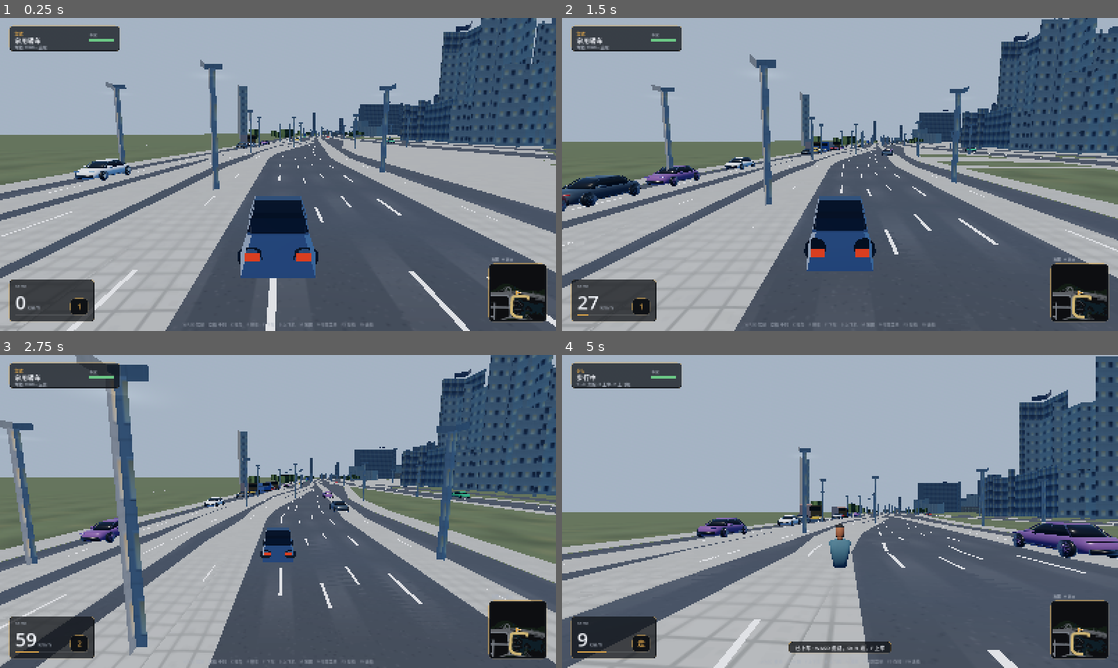
Above: before the commit, frames 1-4 (two rows, left to right).
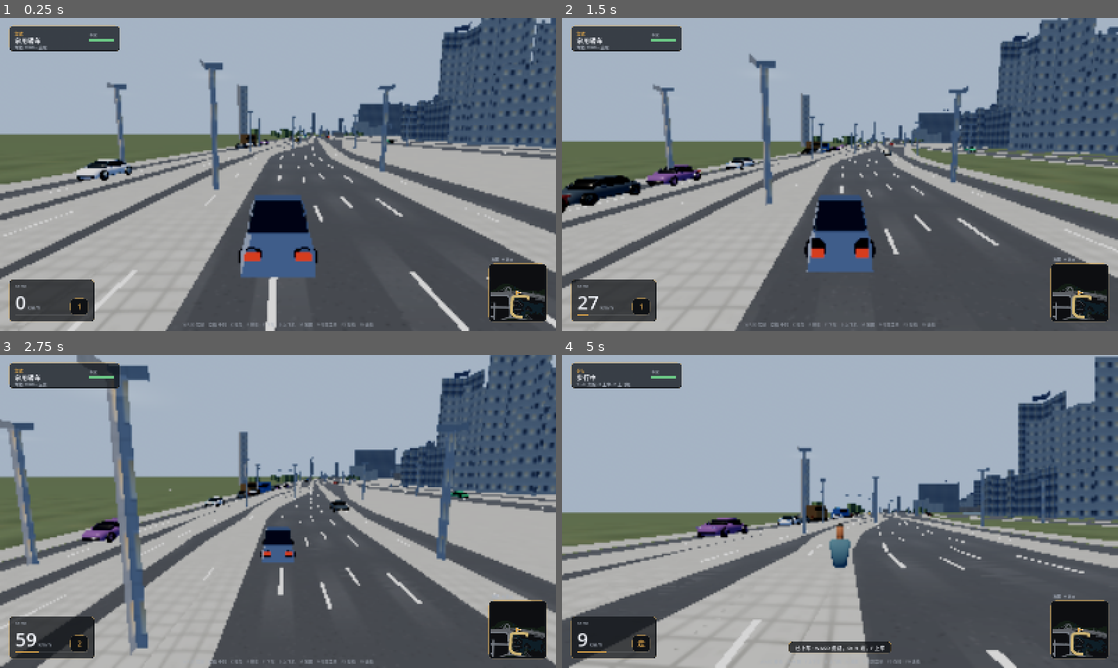
Above: after the commit, the same moments.

Repository: chenbenkong/shenzhen-roads-native
Game: Godot game, scene res://scenes/main.tscn
Two runs of this game, one before a commit and one after it. Both use one fixed random seed, a clock stepped at 60 frames per second and the inputs below.
Inputs (mouse positions are in pixels of both pictures, inside the frame that each line leads up to):
- Up to frame 1 (0.25 s): no input
- Up to frame 2 (1.5 s): tap Enter at 0.5 s; move the mouse to (867, 174) at 0.52 s; hold W from 0.53 s (still down); tap Shift at 0.6 s; click (867, 174) at 0.67 s; tap Space at 0.77 s; move the mouse to (812, 174) at 1.27 s; tap Ctrl at 1.35 s
- Up to frame 3 (2.75 s): keep holding W; tap Space at 1.52 s; move the mouse to (289, 505) at 2.02 s; tap C at 2.1 s
- Up to frame 4 (5 s): keep holding W; move the mouse to (834, 517) at 2.77 s; tap F at 2.85 s; click (834, 517) at 2.92 s; tap Space at 3.02, 3.77, 4.52 s; move the mouse to (878, 514) at 3.52 s; tap R at 3.6 s; move the mouse to (795, 508) at 4.27 s; tap H at 4.35 s

The runs differ from the first frame. In frame 1, 6.8% of the frame differs, in the area x 0-100%, y 0-100%; in frame 2, 7.4%; in frame 3, 9.3%; in frame 4, 6.2%.

Commit message:
核显性能优化：逐顶点光照 + 关掉天空环境光探针 + FSR 上采样（原生分辨率 24 → 51 FPS）
瓶颈经四档分辨率实测确认是像素填充率（核显无独立显存，各分辨率吞吐都卡在
~180~200 Mpix/s 的同一条线上），因此优化全部围绕「每像素少算一点、少画一点」：

- city.gdshader 改 render_mode vertex_lighting：城市几何是大平面 + 稀疏顶点，
  逐像素光照不产生额外细节，纯亏。2560×1600 +16%、3200×2000 +30%
- 关闭天空环境光探针（ambient/reflected 不再走 SKY）：实时模式每帧要重烘焙一次
  立方体，且每个像素都要采样一次立方体贴图，实测 -13 ms/帧（+21%）
- 用解析式「假天光反射」补回沥青与水面的反光：以视线夹角 graze 近似反射方向，
  4 次乘法替代 pow() 菲涅尔，省掉两次矩阵变换与两次归一化 ——
  观感与原来一致，成本落在噪声内（44.3 → 44.3 FPS）
- 渲染分辨率 < 100% 时改用 FSR 1.0 上采样：同档位帧率不变（43.4 → 43.3）、
  锐度接近原生
- 修复「全新启动（无存档）时不套用画质档位」的 bug：原来渲染缩放停在项目默认的
  原生分辨率，视距与车流上限也对不上；现在 _ready 里显式应用一次
- main.gd 测试工具：加全程平均帧率指标（核显笔记本长时间满载会降频，
  末尾瞬时值噪声达 ±10%，平均帧率可复现性 ±1.4%）、fsr=/probe 命令行开关
- README 与发布包读我.txt 更新性能表、破解玩法与导航按键说明

实测（3200×2000，全程平均）：优化前 23.8 → 现在 44.3（原生）；
默认「均衡」档（78% + FSR）51.0；1920×1200 窗口 103.1

Diff:
--- a/scripts/main.gd
+++ b/scripts/main.gd
@@ -54,6 +54,7 @@
 var _autodrive := false
 var _auto_time := 0.0
 var _auto_frame := 0
+var _auto_t0 := 0
 var _auto_throttle := 0.0
 var _auto_steer := 0.0
 
@@ -128,6 +129,8 @@
 	aircraft_view.visible = false
 
 	_build_ui()
+	# 全新启动（没有存档）时也要把画质档位真正落地：渲染缩放 / FSR / 视距 / 车流行人上限
+	_on_quality_changed(settings.quality, false)
 
 	# 城市地图烘焙：GPU 一次成图（SubViewport 渲染后取回），小地图与大地图共用
 	city_map = await CityMap.bake(get_tree(), data)
@@ -138,9 +141,39 @@
 	var args := OS.get_cmdline_user_args()
 	_autodrive = args.has("autodrive")
 	# 命令行覆盖渲染缩放：`-- scale=0.6`（用于性能实测与低配机预设）
+	# `-- fsr=0.6`：同上，但改用 FSR 1.0 上采样（锐度接近原生，代价略高）
+	# `-- nosky` / `-- nofog`：性能诊断开关，分别压掉程序化天空 + 天空环境光探针、距离雾
 	for a in args:
-		if str(a).begins_with("scale="):
-			get_viewport().scaling_3d_scale = clampf(float(str(a).substr(6)), 0.4, 1.0)
+		var s := str(a)
+		if s.begins_with("scale="):
+			get_viewport().scaling_3d_mode = Viewport.SCALING_3D_MODE_BILINEAR
+			get_viewport().scaling_3d_scale = clampf(float(s.substr(6)), 0.4, 1.0)
+		elif s.begins_with("fsr="):
+			get_viewport().scaling_3d_mode = Viewport.SCALING_3D_MODE_FSR
+			get_viewport().scaling_3d_scale = clampf(float(s.substr(4)), 0.4, 1.0)
+		elif s == "nosky":
+			var se := sky.env.environment
+			se.background_mode = Environment.BG_COLOR
+			se.background_color = Color(0.62, 0.71, 0.86)
+			se.ambient_light_source = Environment.AMBIENT_SOURCE_COLOR
+			se.ambient_light_color = Color(0.62, 0.71, 0.86)
+			se.ambient_light_energy = 0.74
+		elif s == "noprobe":
+			# 保留可见天空，但环境光改用固定颜色、关掉天空反射：
+			# 用于量化「每帧重烘焙天空间接光探针 + 逐像素探针采样」的开销
+			var pe := sky.env.environment
+			pe.ambient_light_source = Environment.AMBIENT_SOURCE_COLOR
+			pe.ambient_light_color = Color(0.62, 0.71, 0.86)
+			pe.ambient_light_energy = 0.74
+			pe.reflected_light_source = Environment.REFLECTION_SOURCE_DISABLED
+		elif s == "probe":
+			# 反向开关：把天空环境光探针重新打开，用于验证「关掉探针」的收益
+			var qe := sky.env.environment
+			qe.ambient_light_source = Environment.AMBIENT_SOURCE_SKY
+			qe.ambient_light_sky_contribution = 1.0
+			qe.reflected_light_source = Environment.REFLECTION_SOURCE_BG
+		elif s == "nofog":
+			sky.env.environment.fog_enabled = false
 	# nofx：关掉行人 / 车流，用于帧率基线对比
 	if args.has("nofx"):
 		peds.queue_free()
@@ -302,7 +335,7 @@
 		settings.sensitivity = float(s.get("sensitivity", 1.0))
 		audio.set_volume(settings.volume)
 		chase.sensitivity = settings.sensitivity
-		_on_quality_changed(settings.quality)
+		_on_quality_changed(settings.quality, false)
 	sky.set_time(float(st.get("time_of_day", 0.42)))
 	if police != null:
 		police.heat = float(st.get("wanted", 0)) * 10.0
@@ -497,13 +530,21 @@
 
 
 ## 画质档位：视距 + 3D 渲染分辨率缩放 + 交通 / 行人密度
-func _on_quality_changed(index: int) -> void:
+func _on_quality_changed(index: int, notify_change := true) -> void:
 	_lod_distance = settings.lod_distance()
-	get_viewport().scaling_3d_scale = settings.render_scale()
+	var vp := get_viewport()
+	# 渲染分辨率低于 100% 时用 FSR 1.0 上采样：同档位下开销与双线性一致，
+	# 但纹理、路面标线、窗框边缘锐利得多（实测 3200×2000 / 60% 档：43.3 vs 43.4 FPS）
+	var scale := settings.render_scale()
+	vp.scaling_3d_mode = (Viewport.SCALING_3D_MODE_FSR if scale < 0.999
+		else Viewport.SCALING_3D_MODE_BILINEAR)
+	vp.scaling_3d_scale = scale
 	if traffic != null:
 		traffic.max_active = settings.traffic_cap()
 	if peds != null:
 		peds.max_active = settings.ped_cap()
+	if not notify_change:
+		return
 	_notify("画质 %s · 视距 %.0f m · 渲染分辨率 %d%%" % [
 		SettingsPanel.QUALITY_NAMES[index],
 		settings.lod_distance(),
@@ -721,9 +762,13 @@
 			_notify("存档状态：" + ("已写入" if SaveSystem.has_save() else "缺失"))
 			show_map = false
 		1470:
-			print("[自动驾驶] 结束：飞机 %.0f km/h 高度 %.0f m 状态(%s) FPS %.1f 绘制 %d 三角 %d" % [
+			# 全程平均帧率：核显笔记本长时间满载会降频，末尾 0.5 秒的瞬时值噪声很大，
+			# 平均帧率用于跨版本对比更可靠（两处一起看：差值一致才算真收益）
+			var elapsed := float(Time.get_ticks_usec() - _auto_t0) / 1000000.0
+			print("[自动驾驶] 结束：飞机 %.0f km/h 高度 %.0f m 状态(%s) FPS %.1f 平均 %.1f 绘制 %d 三角 %d" % [
 				aircraft.speed_kmh(), aircraft.y - aircraft.ground_y(data),
 				("水面" if aircraft.on_water else ("地面" if aircraft.on_ground else "飞行")), _fps,
+				float(_auto_frame - 1) / maxf(elapsed, 0.001),
 				Performance.get_monitor(Performance.RENDER_TOTAL_DRAW_CALLS_IN_FRAME),
 				Performance.get_monitor(Performance.RENDER_TOTAL_PRIMITIVES_IN_FRAME)
 			])
@@ -734,6 +779,8 @@
 	var dt := minf(delta, 0.05)
 	input.poll()
 	if _autodrive:
+		if _auto_t0 == 0:
+			_auto_t0 = Time.get_ticks_usec()
 		_auto_step(dt)
 
 	# ── 操控 ──
@@ -843,8 +890,12 @@
 		police.update(dt, ax, az, vehicle, cheats.forced_wanted)
 		audio.siren(police.siren_on and police.chase_count() > 0)
 		cheats.police_escapes = police.escape_count()
-	mats.set_night(sky.night_factor())
-	view.set_lights(sky.night_factor())
+	var night_f := sky.night_factor()
+	mats.set_night(night_f)
+	# 城市材质的「假天光反射」跟着当前天空色走，夜里压到四成（避免夜色路面泛白）
+	mats.set_sky_reflection(sky.sky_material.sky_top_color, sky.sky_material.sky_horizon_color,
+		lerpf(1.0, 0.40, night_f))
+	view.set_lights(night_f)
 	_apply_cheats(dt)
 
 
--- a/scripts/ui/settings_panel.gd
+++ b/scripts/ui/settings_panel.gd
@@ -265,9 +265,11 @@
 		var b: Button = _quality_buttons[i]
 		b.button_pressed = i == quality
 		b.add_theme_color_override("font_color", GOLD if i == quality else TEXT)
-	_desc_label.text = "%s：视距 %.0f m · 渲染分辨率 %d%% · 车流 %d 辆 · 行人 %d 人" % [
+	_desc_label.text = "%s：视距 %.0f m · 渲染分辨率 %d%%%s · 车流 %d 辆 · 行人 %d 人" % [
 		QUALITY_NAMES[quality], QUALITY_LOD[quality],
-		int(QUALITY_SCALE[quality] * 100.0), QUALITY_TRAFFIC[quality], QUALITY_PEDS[quality]
+		int(QUALITY_SCALE[quality] * 100.0),
+		"（FSR 上采样）" if QUALITY_SCALE[quality] < 0.999 else "",
+		QUALITY_TRAFFIC[quality], QUALITY_PEDS[quality]
 	]
 
 
--- a/scripts/world/sky.gd
+++ b/scripts/world/sky.gd
@@ -41,8 +41,13 @@
 
 	e.background_mode = Environment.BG_SKY
 	e.sky = sky
-	e.ambient_light_source = Environment.AMBIENT_SOURCE_SKY
-	e.ambient_light_sky_contribution = 1.0
+	# 环境光走「纯色 + 随昼夜调色」，并关掉天空反射探针：
+	# 天空间接光探针在核显上实测吃掉约 13 ms/帧（3200×2000 全屏：31 → 52 FPS）——
+	# 它要每帧重烘焙一次立方体（实时模式），再让每个像素采样一次立方体贴图。
+	# 天空本身的反射改由 city.gdshader 的解析式「假天光」补偿，观感基本一致。
+	e.ambient_light_source = Environment.AMBIENT_SOURCE_COLOR
+	e.ambient_light_sky_contribution = 0.0
+	e.reflected_light_source = Environment.REFLECTION_SOURCE_DISABLED
 	e.tonemap_mode = Environment.TONE_MAPPER_FILMIC
 	e.tonemap_exposure = 1.1
 	e.tonemap_white = 6.0
@@ -107,8 +112,10 @@
 
 	var e := env.environment
 	# 白天适当压低环境光（让太阳方向性更明显、明暗对比更强）；
-	# 夜间不要压太狠 —— 城市有大量环境光污染，纯黑反而假
+	# 夜间不要压太狠 —— 城市有大量环境光污染，纯黑反而假。
+	# 颜色由天空色混合而来：原来由天空探针提供的「上蓝下暖」渐变，这里用一次 lerp 近似
 	e.ambient_light_energy = lerpf(0.74, 0.72, _night)
+	e.ambient_light_color = sky.ground_horizon_color.lerp(sky.sky_top_color, 0.45)
 	e.fog_light_color = sky.sky_horizon_color.lerp(Color(0.52, 0.57, 0.65), 0.32)
 	e.fog_light_energy = lerpf(0.9, 0.55, _night)
 	e.tonemap_exposure = lerpf(1.12, 1.06, _night)
--- a/scripts/world/world_materials.gd
+++ b/scripts/world/world_materials.gd
@@ -42,5 +42,13 @@
 	glow.set_shader_parameter("strength", 0.25 + _night * 1.5)
 
 
+## 城市材质里的「假天光反射」：顶色 / 地平线色 / 强度（由 SkyRig 的当前天空色每帧喂入）
+## 替代被关闭的天空反射探针 —— 见 sky.gd 与 city.gdshader 里的性能说明
+func set_sky_reflection(top: Color, horizon: Color, energy: float) -> void:
+	city.set_shader_parameter("sky_top", Vector3(top.r, top.g, top.b))
+	city.set_shader_parameter("sky_horizon", Vector3(horizon.r, horizon.g, horizon.b))
+	city.set_shader_parameter("sky_reflect", energy)
+
+
 func night() -> float:
 	return _night
--- a/shaders/city.gdshader
+++ b/shaders/city.gdshader
@@ -2,12 +2,20 @@
 // 顶点 CUSTOM0.r = 图集层索引（RGBA8 → 0..1，取整还原 0..17）
 // 图集 alpha 在立面层是「夜间亮窗掩码」，其余层恒为 1（用层号判断抑制自发光）
 shader_type spatial;
-render_mode cull_back, diffuse_lambert, depth_draw_opaque;
+// vertex_lighting：光照改到顶点阶段算。城市几何是「大平面 + 稀疏顶点」，逐像素光照在这里
+// 几乎不产生额外细节，却要为每个像素付一遍光照计算 —— 核显上这是纯亏（实测收益见提交说明）
+render_mode cull_back, diffuse_lambert, depth_draw_opaque, vertex_lighting;
 
 uniform sampler2DArray atlas : source_color, filter_linear_mipmap, repeat_enable;
 uniform float night : hint_range(0.0, 1.0) = 0.0;
 uniform float lamp_energy : hint_range(0.0, 6.0) = 1.15;
 uniform float water_flow : hint_range(0.0, 1.0) = 1.0;
+// 假天光反射：天空环境光探针已全局关闭（它要每帧重烘焙立方体 + 逐像素采样，
+// 核显上实测 13 ms/帧），这里用「顶色 / 地平线色」两段渐变 + 菲涅尔近似天空反射，
+// 成本约 6 条 ALU，换来沥青与水面掠射角上几乎一样的反光观感
+uniform vec3 sky_top : source_color = vec3(0.235, 0.435, 0.78);
+uniform vec3 sky_horizon : source_color = vec3(0.70, 0.80, 0.93);
+uniform float sky_reflect : hint_range(0.0, 2.0) = 1.0;
 
 void fragment() {
 	float layer = round(UV2.x);
@@ -41,6 +49,26 @@
 	float is_asphalt = step(13.5, layer) * step(layer, 14.5);
 	float is_water = step(12.5, layer) * step(layer, 13.5);
 	float bounce = is_water * 0.055 + is_asphalt * 0.030 + (1.0 - is_asphalt) * (1.0 - is_water) * 0.020;
+	// 假天光反射（顶替已关闭的天空反射探针）：掠射角处反光最强，
+	// 反射方向越低越接近地平线的亮色 —— 湿沥青与水面就是靠这个「亮带」出质感
+	float refl_amount = 0.02;
+	if (abs(layer - 13.0) < 0.5) {
+		refl_amount = 0.52;       // 水面
+	} else if (abs(layer - 14.0) < 0.5) {
+		refl_amount = 0.24;       // 沥青：湿滑路面的天光，给多了整条路会发白
+	} else if (abs(layer - 11.0) < 0.5) {
+		refl_amount = 0.05;       // 人行道方砖
+	}
+	// 掠射程度同时决定「反射强度」与「反射到的天色」：
+	// 正上方看 —— 反射天空顶色；越接近掠射 —— 反射越接近地平线的亮色。
+	// （真实反射向量要两次矩阵变换 + 两次归一化，这里用视线夹角近似，省掉一整套世界空间运算；
+	//   对水平路面/水面这些唯一在意反光的面，结论完全一致）
+	float ndv = clamp(dot(NORMAL, VIEW), 0.0, 1.0);
+	float graze = 1.0 - ndv;
+	float fres = graze * graze * graze * graze;     // 菲涅尔：4 次乘法，比 pow() 便宜得多
+	vec3 sky_ref = mix(sky_top, sky_horizon, sqrt(graze));
+
 	EMISSION = vec3(1.0, 0.86, 0.62) * tex.a * is_facade * night * lamp_energy
-		+ vec3(1.0, 0.78, 0.52) * night * bounce * UV2.y;
+		+ vec3(1.0, 0.78, 0.52) * night * bounce * UV2.y
+		+ sky_ref * (refl_amount * (0.18 + 0.82 * fres) * sky_reflect);
 }
Not shown, changed: README.md
